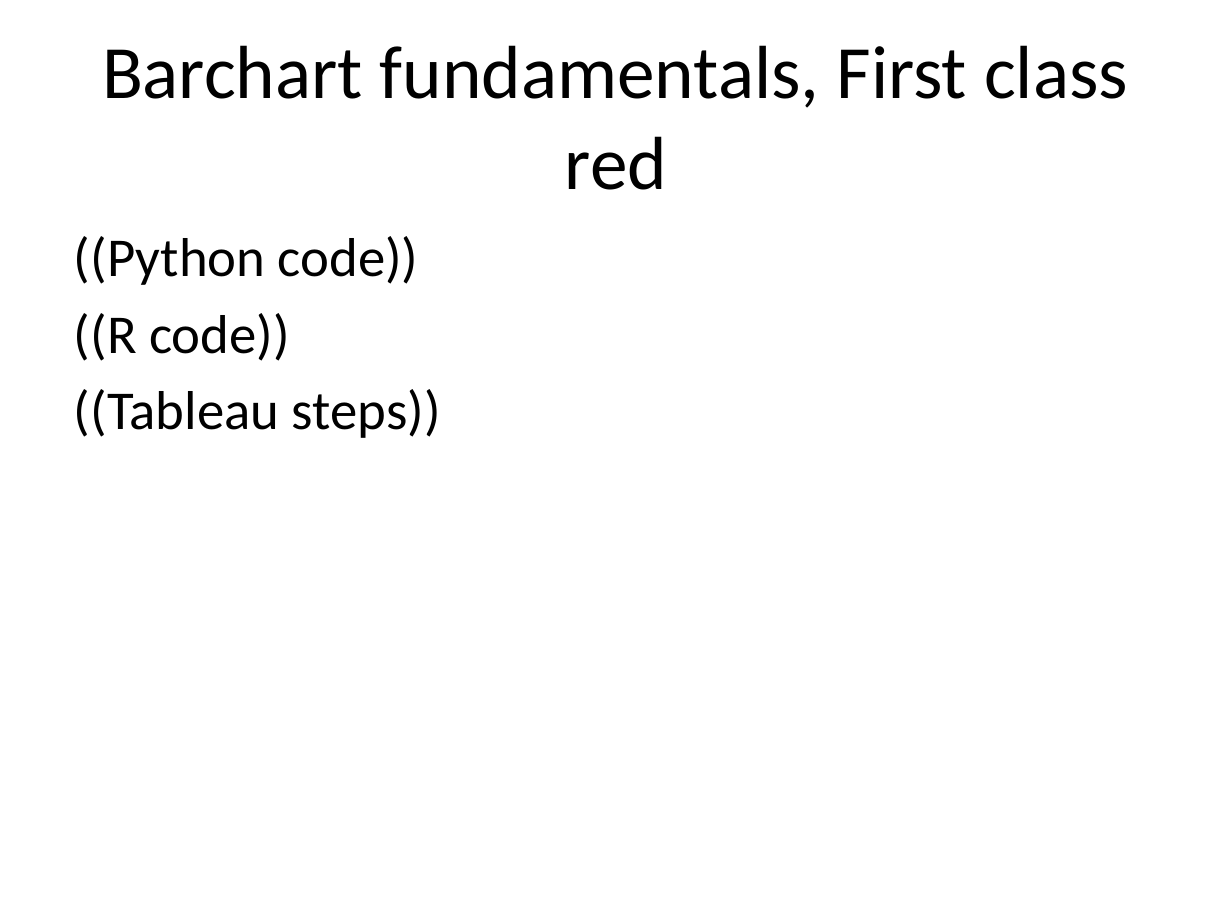
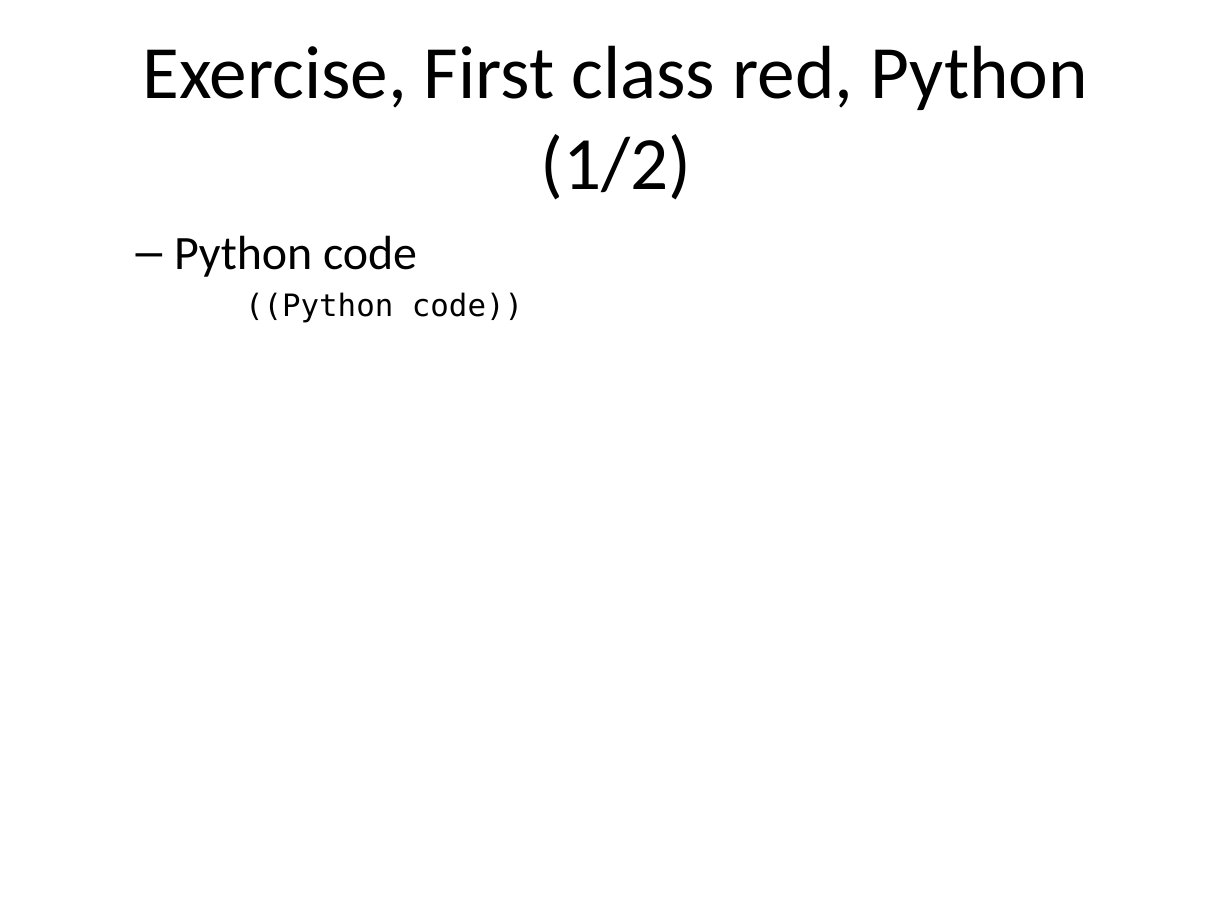
Before and after one commit to pmean/data-visualization, a slide deck: slide 68 of data-viz-02/src/complete-lecture.pptx (slide 67 before the commit). Drawn at 1232x924 pixels with LibreOffice and Linux fonts; fonts in the diff are those of the drawing. Boxes give left, top, right and bottom in pixels: in the first picture for what was removed or moved away, otherwise in the second. Text is boxed around its words. In the diff, an @@ line names an element or a change of style, - is before the commit and + after.

```diff
--- a/data-viz-02/src/complete-lecture.pptx
+++ b/data-viz-02/src/complete-lecture.pptx
@@ title at box(142, 45, 1088, 200): text changed @@
-Barchart fundamentals, First class red
+Exercise, First class red, Python (1/2)
@@ text at box(174, 235, 417, 277): paragraph added @@
+  – Python code
@@ text at box(245, 292, 523, 323): size 32 to 18 pt, font Calibri to DejaVu Sans Mono in "((Python code))"; indent changed; less space between paragraphs @@
@@ text at box(74, 313, 441, 438): paragraphs removed @@
-((R code))
-((Tableau steps))
```
Also in this commit, not shown: 20 other slides changed, 13 slides added, 19 slides removed, 10 other files.
